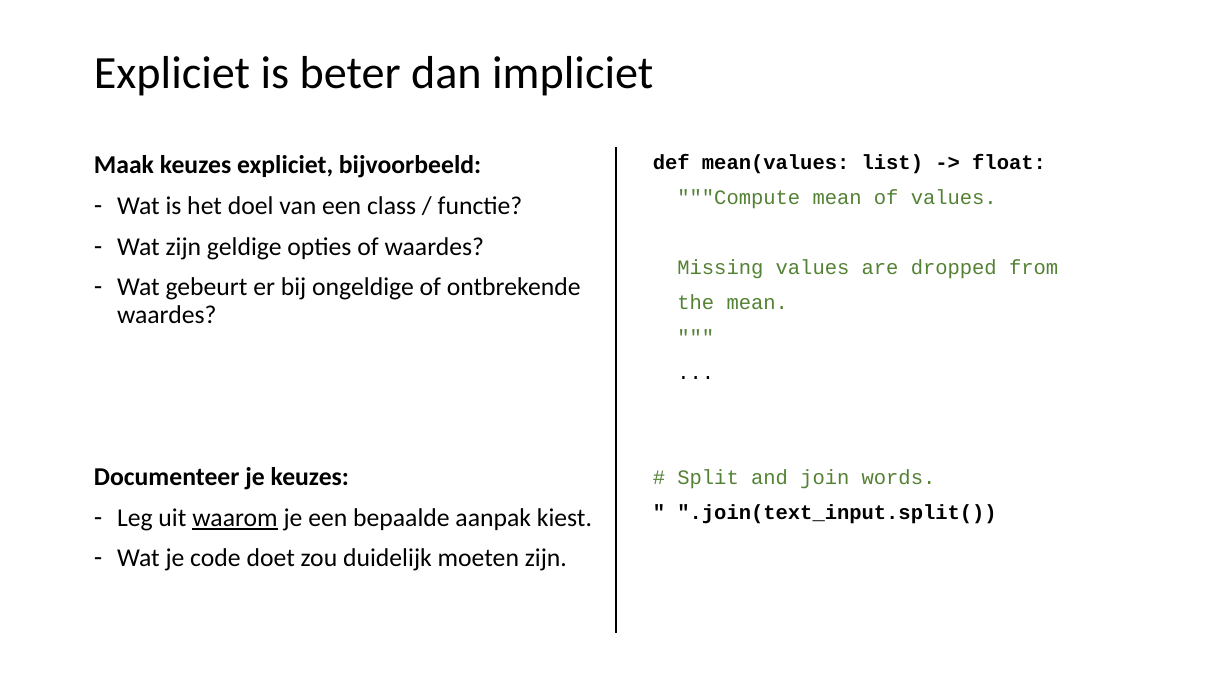
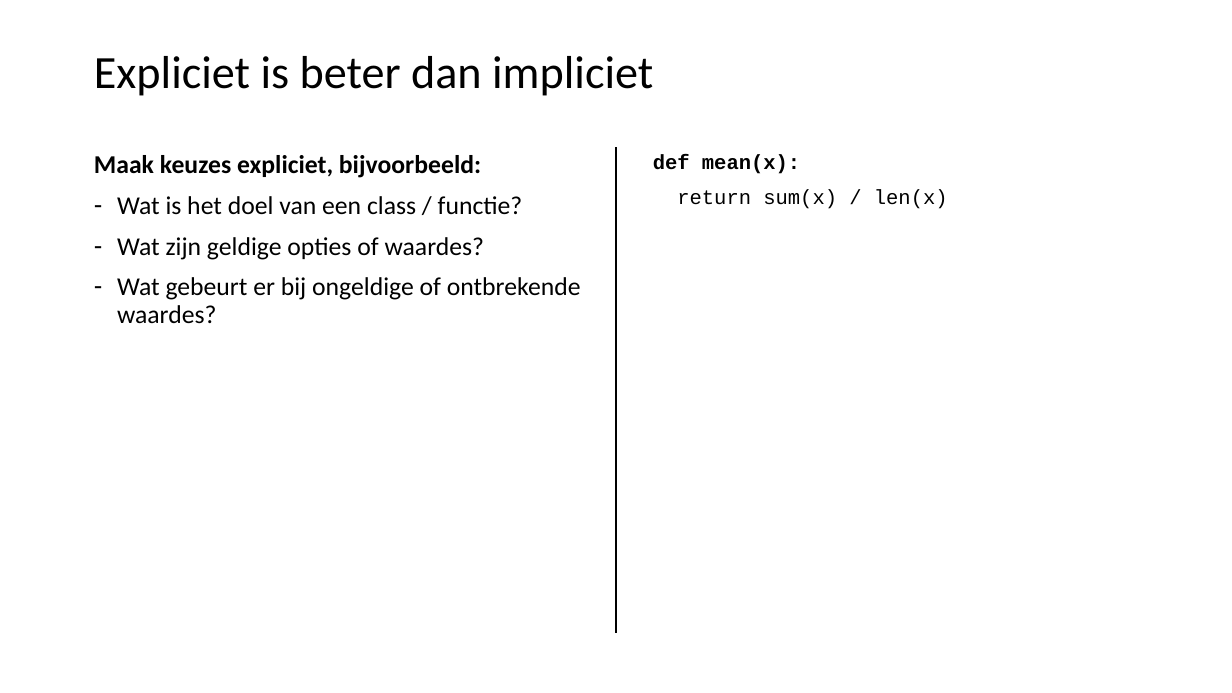
Before and after one commit to LFKoning/knowledge-sharing, a slide deck: slide 21 of python_course/2_production_code/python_cursus_2.pptx. Drawn at 1232x693 pixels with LibreOffice and Linux fonts; fonts in the diff are those of the drawing. Boxes give left, top, right and bottom in pixels: in the first picture for what was removed or moved away, otherwise in the second. Text is boxed around its words. In the diff, an @@ line names an element or a change of style, - is before the commit and + after.

```diff
--- a/python_course/2_production_code/python_cursus_2.pptx
+++ b/python_course/2_production_code/python_cursus_2.pptx
@@ text at (x1=653, y1=154, x2=948, y2=209): text changed; text colour #548235 to #000000 @@
-def mean(values: list) -> float:
-"""Compute mean of values.
-Missing values are dropped from
-the mean.
-"""
-...
-# Split and join words.
-" ".join(text_input.split())
+def mean(x):
+return sum(x) / len(x)
@@ text at (x1=94, y1=467, x2=592, y2=571): paragraphs removed @@
-Documenteer je keuzes:
-– Leg uit waarom je een bepaalde aanpak kiest.
-– Wat je code doet zou duidelijk moeten zijn.
```
Also in this commit, not shown: 15 other slides changed, 1 slide added, 3 other files.
